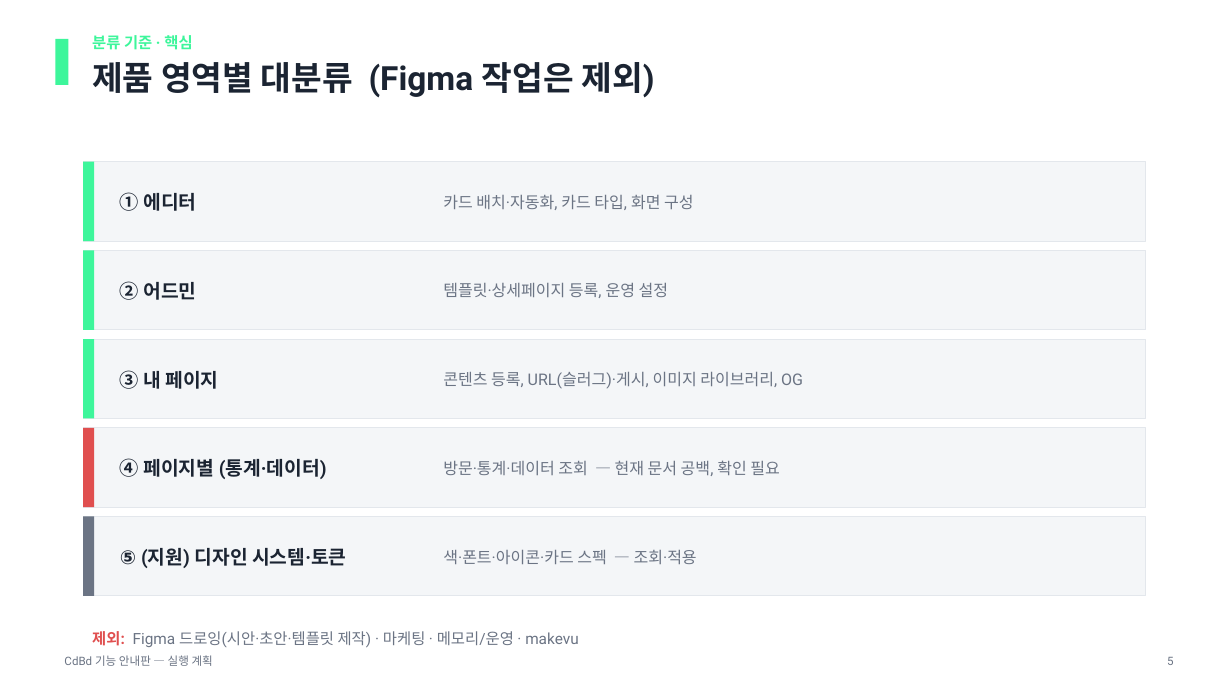
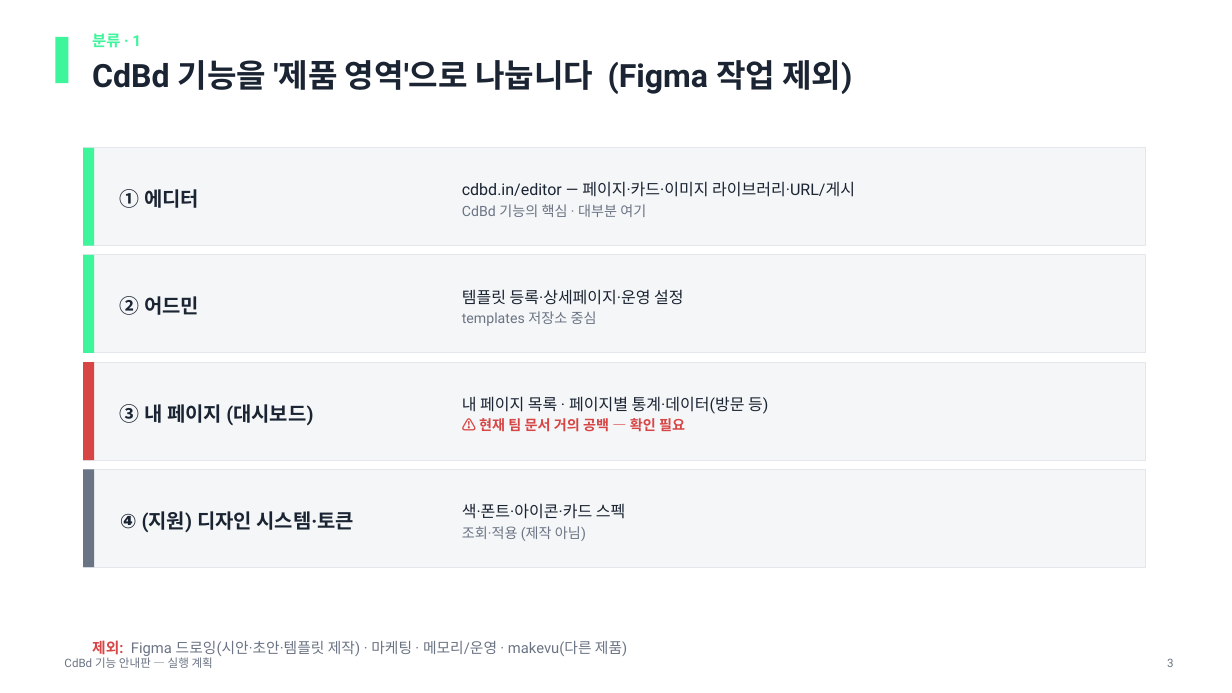
Before and after one commit to CdBd-in/design, a slide deck: slide 3 of _기능 안내판 실행 계획.pptx (slide 5 before the commit). Drawn at 1232x693 pixels with LibreOffice and Linux fonts; fonts in the diff are those of the drawing. Boxes give left, top, right and bottom in pixels: in the first picture for what was removed or moved away, otherwise in the second. Text is boxed around its words. In the diff, an @@ line names an element or a change of style, - is before the commit and + after.

```diff
--- a/_기능 안내판 실행 계획.pptx
+++ b/_기능 안내판 실행 계획.pptx
@@ rectangle: place and size @@
-rectangle at (0, 0, 1232, 125)
+rectangle at (0, 0, 1232, 120)
@@ text at (92, 33, 852, 94): text changed; size 26 to 25 pt @@
-분류 기준 · 핵심
-제품 영역별 대분류 (Figma 작업은 제외)
+분류 · 1
+CdBd 기능을 '제품 영역'으로 나눕니다 (Figma 작업 제외)
@@ rectangle: place and size @@
-rectangle at (83, 162, 1146, 241)
+rectangle at (83, 148, 1146, 246)
@@ rectangle: place and size @@
-rectangle at (83, 162, 94, 241)
+rectangle at (83, 148, 94, 246)
@@ text "① 에디터" at (120, 189, 199, 208): size 15 to 15.5 pt @@
@@ text at (462, 181, 855, 217): text changed; text colour #6B7484 to #1B2432 @@
-카드 배치·자동화, 카드 타입, 화면 구성
+cdbd.in/editor — 페이지·카드·이미지 라이브러리·URL/게시
+CdBd 기능의 핵심 · 대부분 여기
@@ rectangle: place and size @@
-rectangle at (83, 250, 1146, 330)
+rectangle at (83, 255, 1146, 353)
@@ rectangle: place and size @@
-rectangle at (83, 250, 94, 330)
+rectangle at (83, 255, 94, 353)
@@ text "② 어드민" at (120, 296, 199, 315): size 15 to 15.5 pt @@
@@ text "② 어드민": place and size @@
-text "② 어드민" at (120, 281, 197, 300)
+text "② 어드민" at (120, 296, 199, 315)
@@ text at (462, 289, 683, 326): text changed; text colour #6B7484 to #1B2432 @@
-템플릿·상세페이지 등록, 운영 설정
+템플릿 등록·상세페이지·운영 설정
+templates 저장소 중심
@@ rectangle: place and size @@
-rectangle at (83, 339, 1146, 419)
+rectangle at (83, 362, 1146, 460)
@@ rectangle: place and size @@
-rectangle at (83, 339, 94, 419)
+rectangle at (83, 362, 94, 460)
@@ rectangle at (83, 362, 94, 460): fill #3DF69B to #D84545 @@
@@ text removed at (443, 372, 803, 388) @@
-콘텐츠 등록, URL(슬러그)·게시, 이미지 라이브러리, OG
@@ text at (120, 404, 313, 425): text changed; size 15 to 15.5 pt @@
-③ 내 페이지
+③ 내 페이지 (대시보드)
@@ text at (462, 396, 768, 432): text changed; text colour #6B7484 to #1B2432 @@
-방문·통계·데이터 조회 — 현재 문서 공백, 확인 필요
+내 페이지 목록 · 페이지별 통계·데이터(방문 등)
+⚠️ 현재 팀 문서 거의 공백 — 확인 필요
@@ rectangle removed at (83, 428, 1146, 507) @@
@@ rectangle removed at (83, 428, 94, 507) @@
@@ rectangle: place and size @@
-rectangle at (83, 517, 1146, 596)
+rectangle at (83, 470, 1146, 567)
@@ rectangle: place and size @@
-rectangle at (83, 517, 94, 596)
+rectangle at (83, 470, 94, 567)
@@ text removed at (120, 458, 327, 479) @@
-④ 페이지별 (통계·데이터)
@@ text at (462, 503, 625, 541): text changed; text colour #6B7484 to #1B2432 @@
-색·폰트·아이콘·카드 스펙 — 조회·적용
+색·폰트·아이콘·카드 스펙
+조회·적용 (제작 아님)
@@ text at (120, 511, 354, 532): text changed; size 15 to 15.5 pt @@
-⑤ (지원) 디자인 시스템·토큰
+④ (지원) 디자인 시스템·토큰
@@ text at (92, 640, 627, 656): text changed; size 12 to 11.5 pt @@
-제외: Figma 드로잉(시안·초안·템플릿 제작) · 마케팅 · 메모리/운영 · makevu
+제외: Figma 드로잉(시안·초안·템플릿 제작) · 마케팅 · 메모리/운영 · makevu(다른 제품)
@@ text removed at (1167, 657, 1174, 665) @@
-5
@@ text added at (1167, 658, 1174, 667), 9 pt, text #6B7484 @@
+3
```
Also in this commit, not shown: 8 other slides changed, 2 slides added, 3 slides removed, 1 other file.
